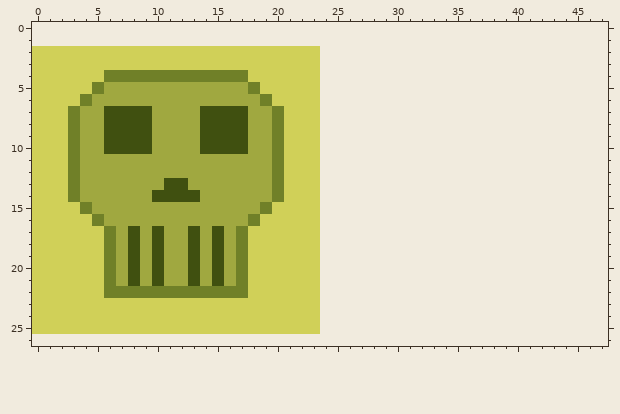
One commit to this pixel-art sprite: source/resources/sprites/tempBG.png. Above, as it was before the edit.
The file is 24x24 pixels. The old version is drawn lined up with the new one, on the new canvas.
Once edited:
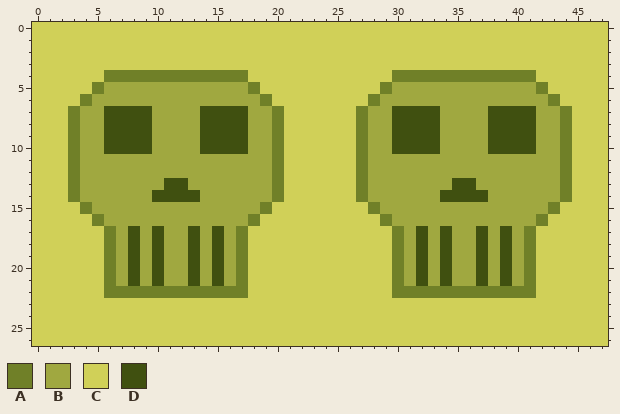
Palette (. is transparent): A #708028  B #a0a840  C #d0d058  D #405010
Changes in this commit:
canvas 24x24 -> 48x27, the old top-left corner now at 0,2
y 0..1: x 0..47 ................................................ -> CCCCCCCCCCCCCCCCCCCCCCCCCCCCCCCCCCCCCCCCCCCCCCCC
y 2..3: x 24..47 ........................ -> CCCCCCCCCCCCCCCCCCCCCCCC
y 4: x 24..47 ........................ -> CCCCCCAAAAAAAAAAAACCCCCC
y 5: x 24..47 ........................ -> CCCCCABBBBBBBBBBBBACCCCC
y 6: x 24..47 ........................ -> CCCCABBBBBBBBBBBBBBACCCC
y 7..10: x 24..47 ........................ -> CCCABBDDDDBBBBDDDDBBACCC
y 11..12: x 24..47 ........................ -> CCCABBBBBBBBBBBBBBBBACCC
y 13: x 24..47 ........................ -> CCCABBBBBBBDDBBBBBBBACCC
y 14: x 24..47 ........................ -> CCCABBBBBBDDDDBBBBBBACCC
y 15: x 24..47 ........................ -> CCCCABBBBBBBBBBBBBBACCCC
y 16: x 24..47 ........................ -> CCCCCABBBBBBBBBBBBACCCCC
y 17..21: x 24..47 ........................ -> CCCCCCABDBDBBDBDBACCCCCC
y 22: x 24..47 ........................ -> CCCCCCAAAAAAAAAAAACCCCCC
y 23..25: x 24..47 ........................ -> CCCCCCCCCCCCCCCCCCCCCCCC
y 26: x 0..47 ................................................ -> CCCCCCCCCCCCCCCCCCCCCCCCCCCCCCCCCCCCCCCCCCCCCCCC
Changed places in both pictures, as pixel boxes (x1, y1, x2, y2):
added: (32, 22, 608, 346)
